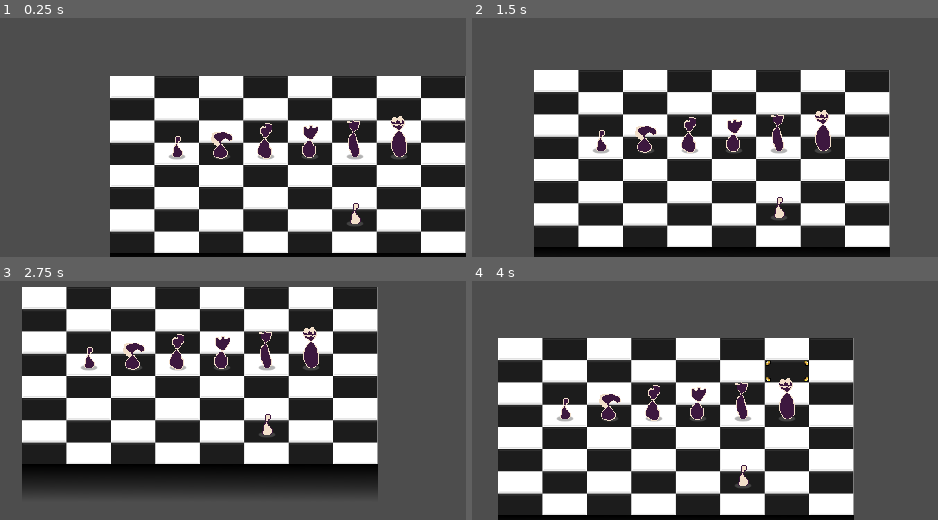
Above: before the commit, frames 1-4 (two rows, left to right).
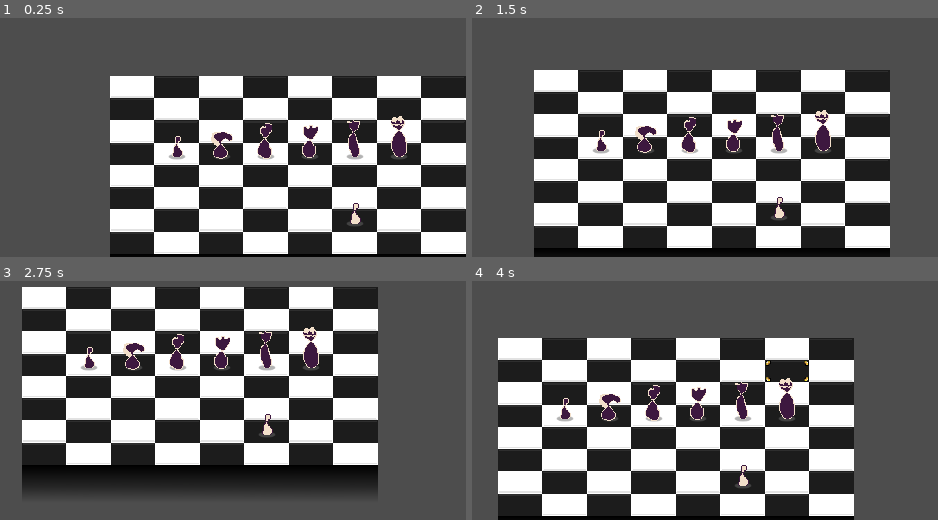
Above: after the commit, the same moments.

Repository: IAmNotIsaac/gwj-73
Game: Godot game, scene res://scenes/world.tscn
Two runs of this game, one before a commit and one after it. Both use one fixed random seed, a clock stepped at 60 frames per second and the inputs below.
Inputs (mouse positions are in pixels of both pictures, inside the frame that each line leads up to):
- Up to frame 1 (0.25 s): no input
- Up to frame 2 (1.5 s): tap Enter at 0.5 s; move the mouse to (583, 75) at 0.52 s; hold D (move_right) 0.53-1.28 s; click (583, 75) at 0.67 s; move the mouse to (outside the picture) at 1.27 s; hold S (move_down) from 1.28 s (still down)
- Up to frame 3 (2.75 s): move the mouse to (outside the picture) at 2.02 s; release S (move_down) at 2.03 s; hold D (move_right) from 2.03 s (still down)
- Up to frame 4 (4 s): move the mouse to (499, 386) at 2.77 s; release D (move_right) at 2.78 s; hold W (move_up) 2.78-3.53 s; click (499, 386) at 2.92 s; move the mouse to (779, 362) at 3.52 s; hold A (move_left) from 3.53 s (still down)

The runs differ from the first frame. In frame 1, 2.2% of the frame differs, in the area x 23-100%, y 24-99%; in frame 2, 2.2%; in frame 3, 2.2%; in frame 4, 2.2%.

Commit message:
remove single pixel adjustment and just enabled filter on board sprite

Diff:
--- a/src/board.gd
+++ b/src/board.gd
@@ -35,6 +35,7 @@
 	_sprite.texture_repeat = CanvasItem.TEXTURE_REPEAT_ENABLED
 	_sprite.material = ShaderMaterial.new()
 	_sprite.material.shader = _BOARD_SHADER
+	_sprite.texture_filter = CanvasItem.TEXTURE_FILTER_NEAREST
 
 	_gradient_sprite.centered = false
 	_gradient_sprite.texture = _GRADIENT_TEXTURE
@@ -82,7 +83,7 @@
 func _update_size() -> void:
 	_sprite.scale = Vector2(size) * 0.5
 	_sprite.material.set_shader_parameter(&"scale", _sprite.scale)
-	_gradient_sprite.position.y = size.y * TILE_HEIGHT - 1
+	_gradient_sprite.position.y = size.y * TILE_HEIGHT
 	_gradient_sprite.scale.x = size.x
 
 
